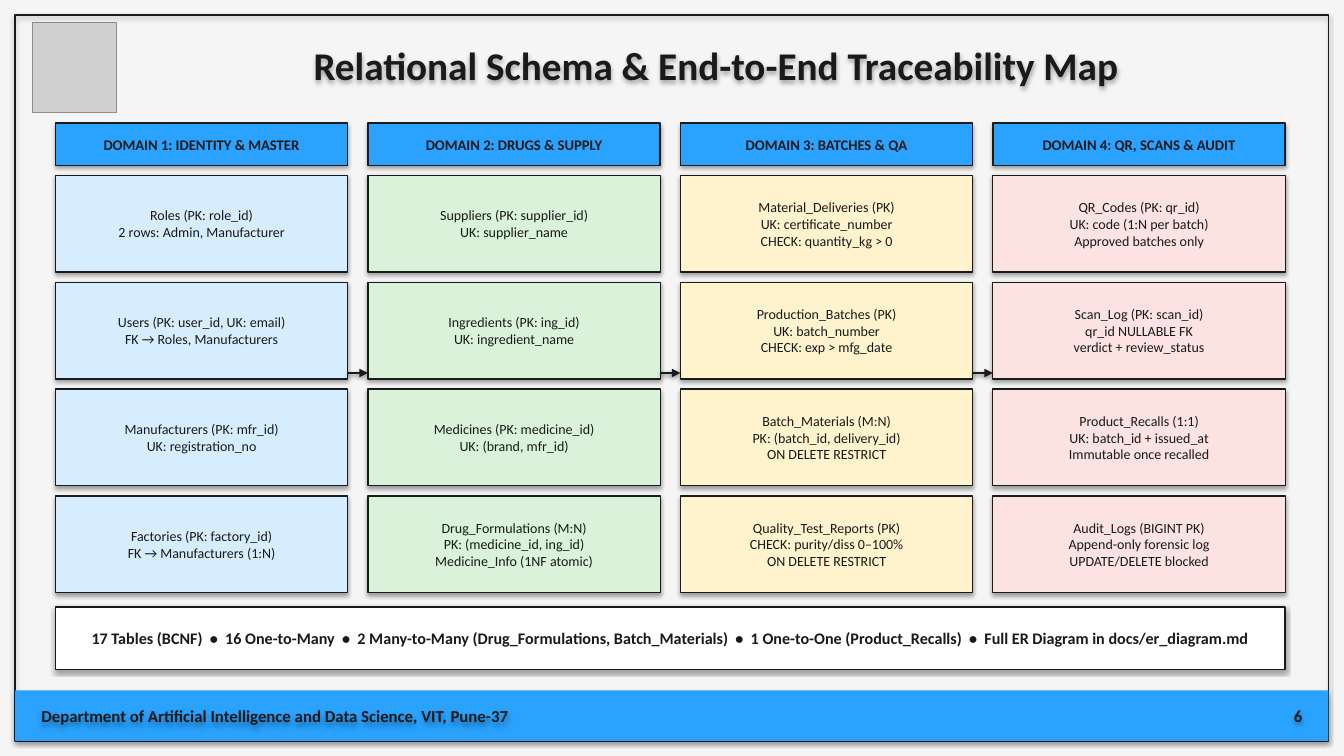
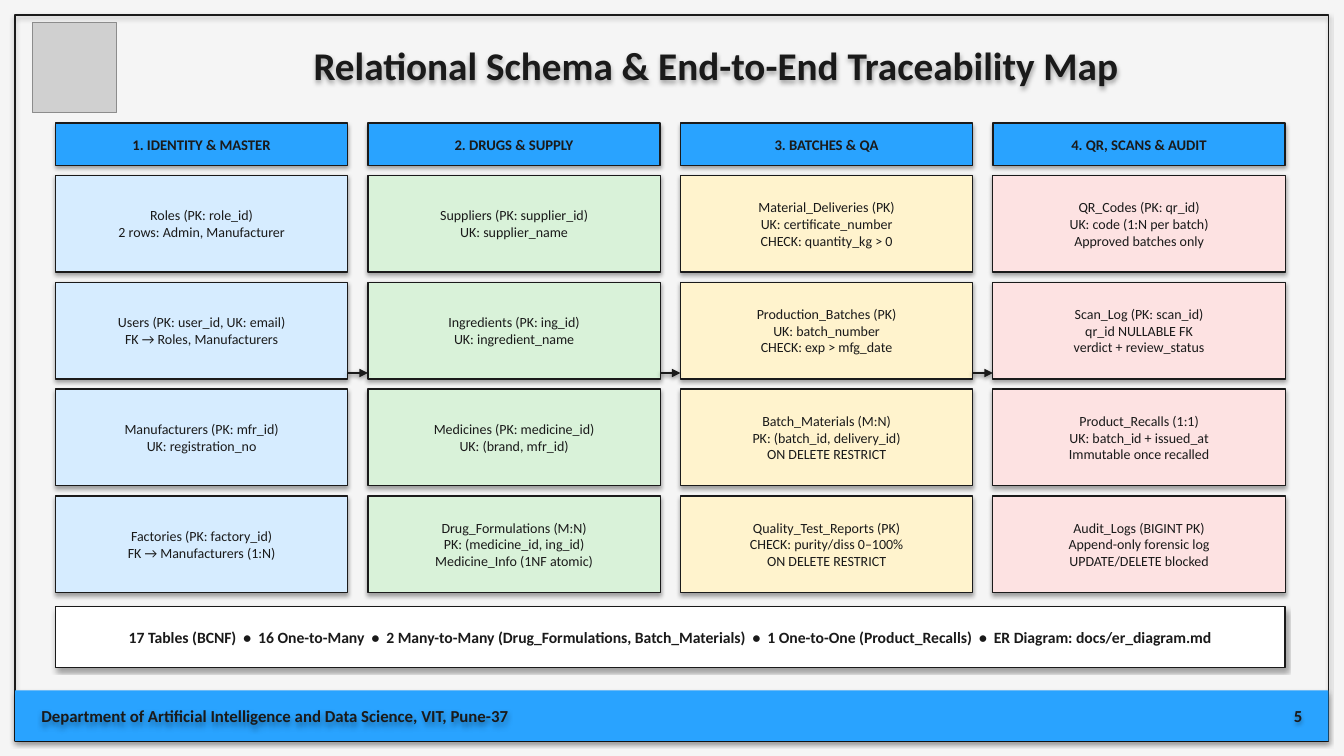
Before and after one commit to AdityaB411/PharmaTrace360, a slide deck: slide 5 of PharmaTrace360_Final_Presentation.pptx (slide 6 before the commit). Drawn at 1344x756 pixels with LibreOffice and Linux fonts; fonts in the diff are those of the drawing; grey boxes stand for pictures. Boxes give left, top, right and bottom in pixels: in the first picture for what was removed or moved away, otherwise in the second. Text is boxed around its words. In the diff, an @@ line names an element or a change of style, - is before the commit and + after.

Commit message:
docs: tighten PharmaTrace 360 presentation to 14 crisp slides

```diff
--- a/PharmaTrace360_Final_Presentation.pptx
+++ b/PharmaTrace360_Final_Presentation.pptx
@@ text in rectangle at [132,140,271,150]: text changed @@
-DOMAIN 1: IDENTITY & MASTER
+1. IDENTITY & MASTER
@@ text in rectangle at [455,140,573,150]: text changed @@
-DOMAIN 2: DRUGS & SUPPLY
+2. DRUGS & SUPPLY
@@ text in rectangle at [775,140,879,152]: text changed @@
-DOMAIN 3: BATCHES & QA
+3. BATCHES & QA
@@ text in rectangle at [1071,140,1206,152]: text changed @@
-DOMAIN 4: QR, SCANS & AUDIT
+4. QR, SCANS & AUDIT
@@ text in rectangle at [129,631,1211,646]: text changed; size 11.5 to 11.2 pt @@
-17 Tables (BCNF) • 16 One-to-Many • 2 Many-to-Many (Drug_Formulations, Batch_Materials) • 1 One-to-One (Product_Recalls) • Full ER Diagram in docs/er_diagram.md
+17 Tables (BCNF) • 16 One-to-Many • 2 Many-to-Many (Drug_Formulations, Batch_Materials) • 1 One-to-One (Product_Recalls) • ER Diagram: docs/er_diagram.md
@@ text at [1294,711,1302,722]: text changed @@
-6
+5
```
Also in this commit, not shown: 12 other slides changed, 3 slides removed.
